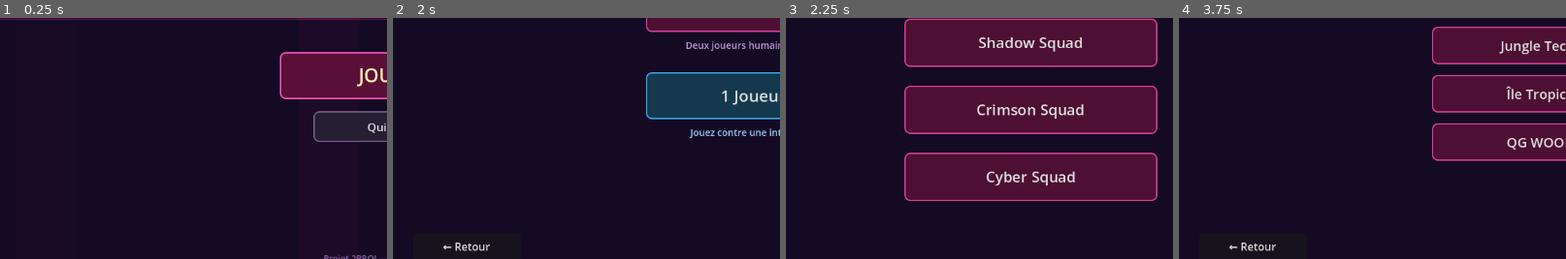
Above: before the commit, frames 1-4 (left to right).
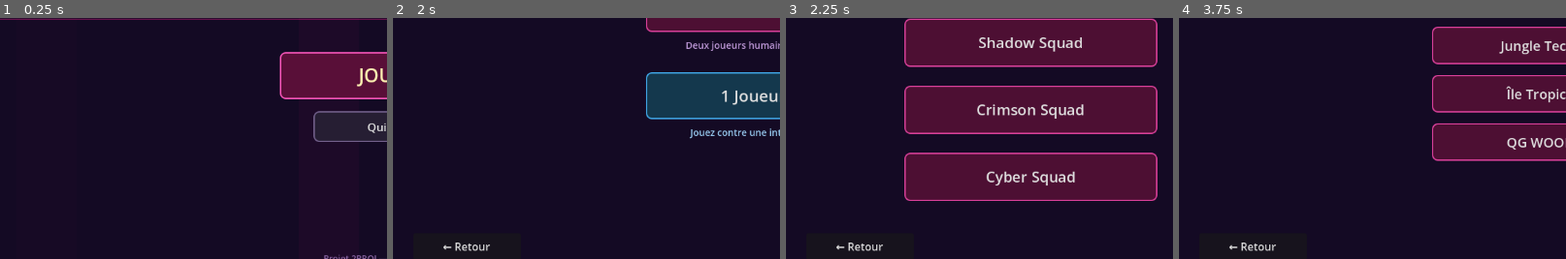
Above: after the commit, the same moments.

Repository: haninitz/2PROJ
Game: Godot game, scene res://scenes/Main.tscn
The game is run twice, just before and just after one commit, with the same random seed, the same clock (stepped at 60 frames per second) and the same inputs.
Inputs:
- Up to frame 1 (0.25 s): no input
- Up to frame 2 (2 s): click "JOUER" at 0.5 s; click "Fin de tour" at 1.25 s
- Up to frame 3 (2.25 s): click "2 Joueurs" at 2 s
- Up to frame 4 (3.75 s): click "Neon Squad" at 2.75 s; click "Shadow Squad" at 3.5 s
The pictures show only the part of the screen within x 0-50%, y 47-97%; the shares and areas given below are measured in that part.

Frames 1-2 are identical in both runs. In frame 3, 0.2% of the frame differs, in the area x 13-26%, y 93-97%; in frame 4, nothing differs.

Commit message:
Correction de 3 bugs UI : couleur victoire, traduction et retour squad
- La couleur du vainqueur sur l'écran de fin était toujours rose parce qu'on
  cherchait "1" dans le nom du squad (qui n'en a jamais). On passe maintenant
  l'index du joueur (0 ou 1) calculé dans Main.gd.
- Le bouton "Quitter" de l'écran victoire était codé en dur en français alors
  que tout le reste passe par Lang.t(). Corrigé.
- L'écran de sélection de squad n'avait pas de bouton Retour, contrairement
  à tous les autres écrans. Ajouté — renvoie vers l'écran mode ou difficulté
  selon d'où on vient.

Co-Authored-By: Claude Sonnet 4.6 <noreply@anthropic.com>

Diff:
--- a/2proj-sup-kon-quest/scripts/Main.gd
+++ b/2proj-sup-kon-quest/scripts/Main.gd
@@ -235,7 +235,8 @@
 	winner    = w
 	message   = Lang.t("msg_victory") % w.to_upper()
 	ui.disable_end_btn()
-	ui.show_victory(w, turn)
+	var winner_idx = 0 if w == players[0].name else 1
+	ui.show_victory(w, turn, winner_idx)
 	Sound.play("victory")
 
 # ── Utilitaires ──────────────────────────────────────────────────────────────
--- a/2proj-sup-kon-quest/scripts/UI.gd
+++ b/2proj-sup-kon-quest/scripts/UI.gd
@@ -33,6 +33,7 @@
 var squad_screen:      Panel
 var squad_title_label: Label
 var _p1_squad:         String = ""
+var _squad_prev_screen: Panel  = null
 var turn_screen:       Panel
 var turn_name_label:   Label
 var turn_num_label:    Label
@@ -406,7 +407,7 @@
 
 	# bouton QUITTER
 	var quit_btn = Button.new()
-	quit_btn.text = "Quitter"
+	quit_btn.text = Lang.t("quit")
 	quit_btn.position = Vector2(WIN_W / 2 + 30, 462)
 	quit_btn.size = Vector2(200, 58)
 	quit_btn.add_theme_font_size_override("font_size", 22)
@@ -426,9 +427,8 @@
 		victory_screen.add_child(star)
 		victory_sparkles.append(star)
 
-func show_victory(winner: String, turns: int) -> void:
-	var is_p1 = "1" in winner
-	var col = Color(0.10, 0.78, 0.38) if is_p1 else Color(0.92, 0.12, 0.45)
+func show_victory(winner: String, turns: int, winner_idx: int = 0) -> void:
+	var col = Color(0.10, 0.78, 0.38) if winner_idx == 0 else Color(0.92, 0.12, 0.45)
 	victory_winner.text = winner
 	victory_winner.modulate = col
 	var turns_lbl = victory_screen.get_node("TurnsLabel") as Label
@@ -486,7 +486,7 @@
 	btn2.pressed.connect(func():
 		mode_screen.visible = false
 		mode_selected.emit(false, "")
-		_show_squad_screen()
+		_show_squad_screen(mode_screen)
 	)
 	mode_screen.add_child(btn2)
 
@@ -584,7 +584,7 @@
 		btn.pressed.connect(func():
 			difficulty_screen.visible = false
 			mode_selected.emit(true, key)
-			_show_squad_screen()
+			_show_squad_screen(difficulty_screen)
 		)
 		difficulty_screen.add_child(btn)
 
@@ -614,8 +614,9 @@
 	"Phantom Squad", "Eclipse Squad", "Nova Squad", "Storm Squad"
 ]
 
-func _show_squad_screen() -> void:
+func _show_squad_screen(prev_screen: Panel = null) -> void:
 	_p1_squad = ""
+	_squad_prev_screen = prev_screen
 	squad_title_label.text = Lang.t("squad_p1")
 	for child in squad_screen.get_children():
 		if child is Button:
@@ -648,6 +649,20 @@
 	sep.horizontal_alignment = HORIZONTAL_ALIGNMENT_CENTER
 	sep.modulate = Color(0.70, 0.25, 0.55)
 	squad_screen.add_child(sep)
+
+	var back_btn = Button.new()
+	back_btn.text = Lang.t("back")
+	back_btn.position = Vector2(30, 660)
+	back_btn.size = Vector2(160, 40)
+	back_btn.add_theme_font_size_override("font_size", 16)
+	back_btn.pressed.connect(func():
+		squad_screen.visible = false
+		if _squad_prev_screen != null:
+			_squad_prev_screen.visible = true
+		else:
+			main_menu.visible = true
+	)
+	squad_screen.add_child(back_btn)
 
 	# 8 boutons en grille 2×4
 	for i in range(SQUADS.size()):
